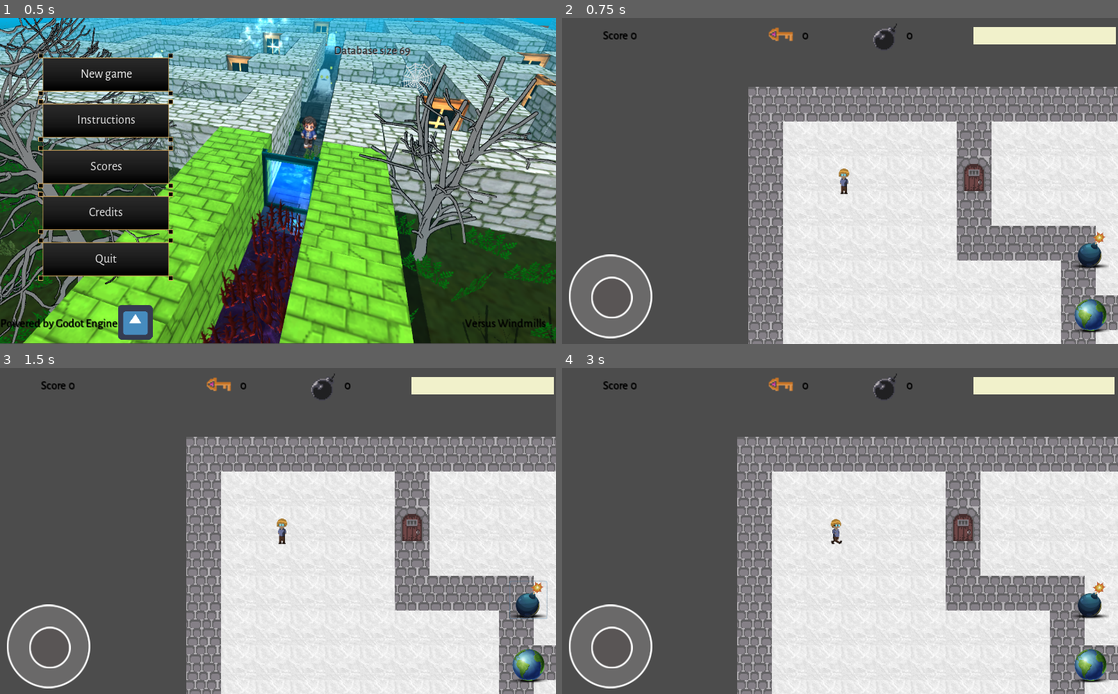
Above: before the commit, frames 1-4 (two rows, left to right).
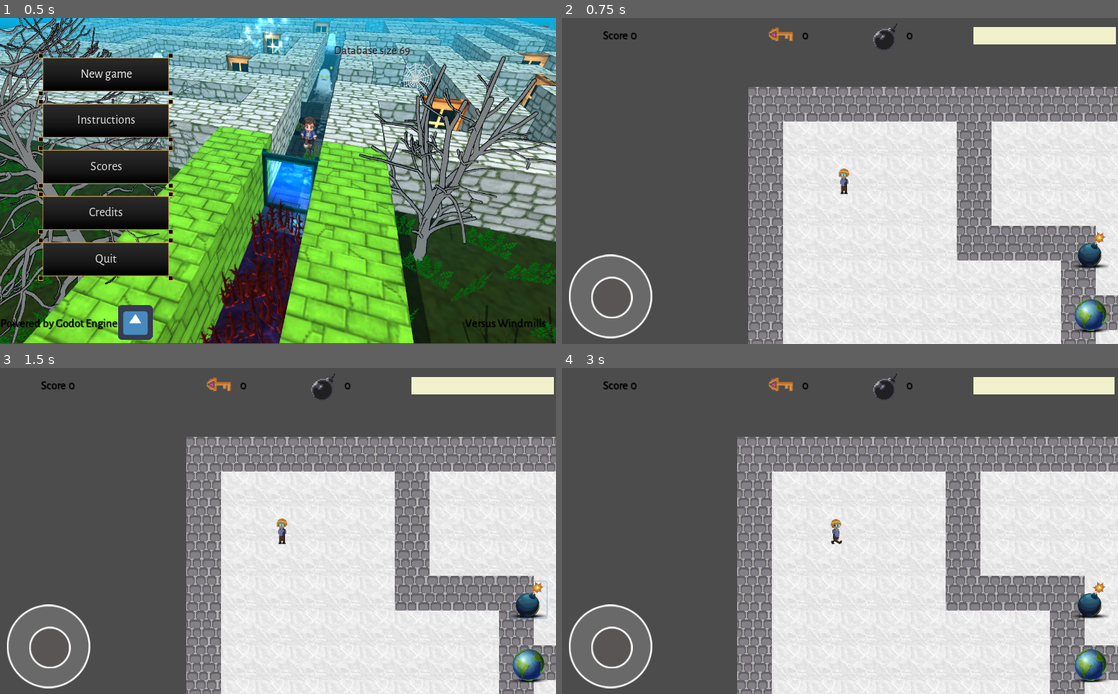
Above: after the commit, the same moments.

Repository: rogerdv/labyrinth
Game: Godot game, scene res://Scenes/main_menu.tscn
Same seed, same stepped clock (60 frames per second), same inputs: the game is played once before the commit and once after it. The engine's default icon, where the game draws it, is replaced by a stand-in: a white triangle on a blue panel in a dark square.
Inputs (mouse positions are in pixels of both pictures, inside the frame that each line leads up to):
- Up to frame 1 (0.5 s): no input
- Up to frame 2 (0.75 s): click "New game" at 0.5 s
- Up to frame 3 (1.5 s): click (528, 599) at 1.25 s
- Up to frame 4 (3 s): click (1090, 664) at 2 s; tap Enter at 2.75 s; move the mouse to (962, 514) at 2.77 s; hold Right from 2.78 s (still down); tap M at 2.85 s; click (962, 514) at 2.92 s

Frame 1 is identical in both runs. In frame 2, 0.4% of the frame differs, in the area x 71-78%, y 42-54%; in frame 3, 0.4%; in frame 4, 0.4%, in the area x 69-76%, y 42-54%.

Commit message:
Added outer limits

Diff:
--- a/Scenes/lab01.tscn
+++ b/Scenes/lab01.tscn
@@ -1,10 +1,13 @@
-[gd_scene load_steps=6 format=2]
+[gd_scene load_steps=7 format=2]
 
 [ext_resource path="res://Scenes/tileset.tres" type="TileSet" id=1]
 [ext_resource path="res://Scenes/player.tscn" type="PackedScene" id=2]
 [ext_resource path="res://UI/UI.tscn" type="PackedScene" id=3]
 [ext_resource path="res://Scripts/SceneInfo.gd" type="Script" id=7]
 [ext_resource path="res://Scenes/key.tscn" type="PackedScene" id=9]
+
+[sub_resource type="RectangleShape2D" id=1]
+extents = Vector2( 408.168, 9.37479 )
 
 [node name="Node2D" type="Node2D"]
 
@@ -29,7 +32,7 @@
 ]]
 tile_set = ExtResource( 1 )
 format = 1
-tile_data = PoolIntArray( 0, 0, 0, 1, 0, 0, 2, 0, 0, 3, 0, 0 …(1411 unchanged characters)…  0, 131076, 3, 0, 131077, 3, 0, 131078, 1, 0, 131079, 3, 0, 131080, 3, 0, 131081, …(30123 unchanged characters)…
+tile_data = PoolIntArray( 0, 0, 0, 1, 0, 0, 2, 0, 0, 3, 0, 0 …(1411 unchanged characters)…  0, 131076, 3, 0, 131077, 3, 0, 131078, 0, 0, 131079, 3, 0, 131080, 3, 0, 131081, …(30123 unchanged characters)…
 __meta__ = {
 "_edit_lock_": true
 }
@@ -41,3 +44,25 @@
 [node name="CanvasModulate" type="CanvasModulate" parent="."]
 visible = false
 color = Color( 0.337255, 0.294118, 0.294118, 1 )
+
+[node name="UpLimit" type="Area2D" parent="."]
+position = Vector2( 1928, -28.6607 )
+__meta__ = {
+"_edit_group_": true
+}
+
+[node name="CollisionShape2D" type="CollisionShape2D" parent="UpLimit"]
+scale = Vector2( 5, 1 )
+shape = SubResource( 1 )
+
+[node name="BottomLimit" type="Area2D" parent="."]
+position = Vector2( 1931.36, 2335.92 )
+__meta__ = {
+"_edit_group_": true
+}
+
+[node name="CollisionShape2D" type="CollisionShape2D" parent="BottomLimit"]
+scale = Vector2( 5, 1 )
+shape = SubResource( 1 )
+[connection signal="body_entered" from="UpLimit" to="SceneInfo" method="_on_limit_body_entered"]
+[connection signal="body_entered" from="BottomLimit" to="SceneInfo" method="_on_limit_body_entered"]
--- a/Scenes/lab02.tscn
+++ b/Scenes/lab02.tscn
@@ -7,6 +7,9 @@
 [ext_resource path="res://Scenes/ghost.tscn" type="PackedScene" id=7]
 [ext_resource path="res://Scenes/bomb.tscn" type="PackedScene" id=8]
 [ext_resource path="res://Scenes/key.tscn" type="PackedScene" id=11]
+
+[sub_resource type="RectangleShape2D" id=1]
+extents = Vector2( 2133.97, 10.9385 )
 
 [node name="Node2D" type="Node2D"]
 
@@ -62,3 +65,18 @@
 [node name="Camera2D" type="Camera2D" parent="."]
 position = Vector2( 1939.95, 1152.02 )
 zoom = Vector2( 3.9, 3.9 )
+
+[node name="UpLimit" type="Area2D" parent="."]
+position = Vector2( 1923.22, -39.0486 )
+
+[node name="CollisionShape2D" type="CollisionShape2D" parent="UpLimit"]
+shape = SubResource( 1 )
+
+[node name="Bottom Limit" type="Area2D" parent="."]
+position = Vector2( 1923.22, -39.0486 )
+
+[node name="CollisionShape2D" type="CollisionShape2D" parent="Bottom Limit"]
+position = Vector2( 25.4272, 2373.2 )
+shape = SubResource( 1 )
+[connection signal="body_entered" from="UpLimit" to="SceneInfo" method="_on_limit_body_entered"]
+[connection signal="body_entered" from="Bottom Limit" to="player" method="_on_limit_body_entered"]
Not shown: 1 places in Scenes/lab02.tscn that only renumber resources
